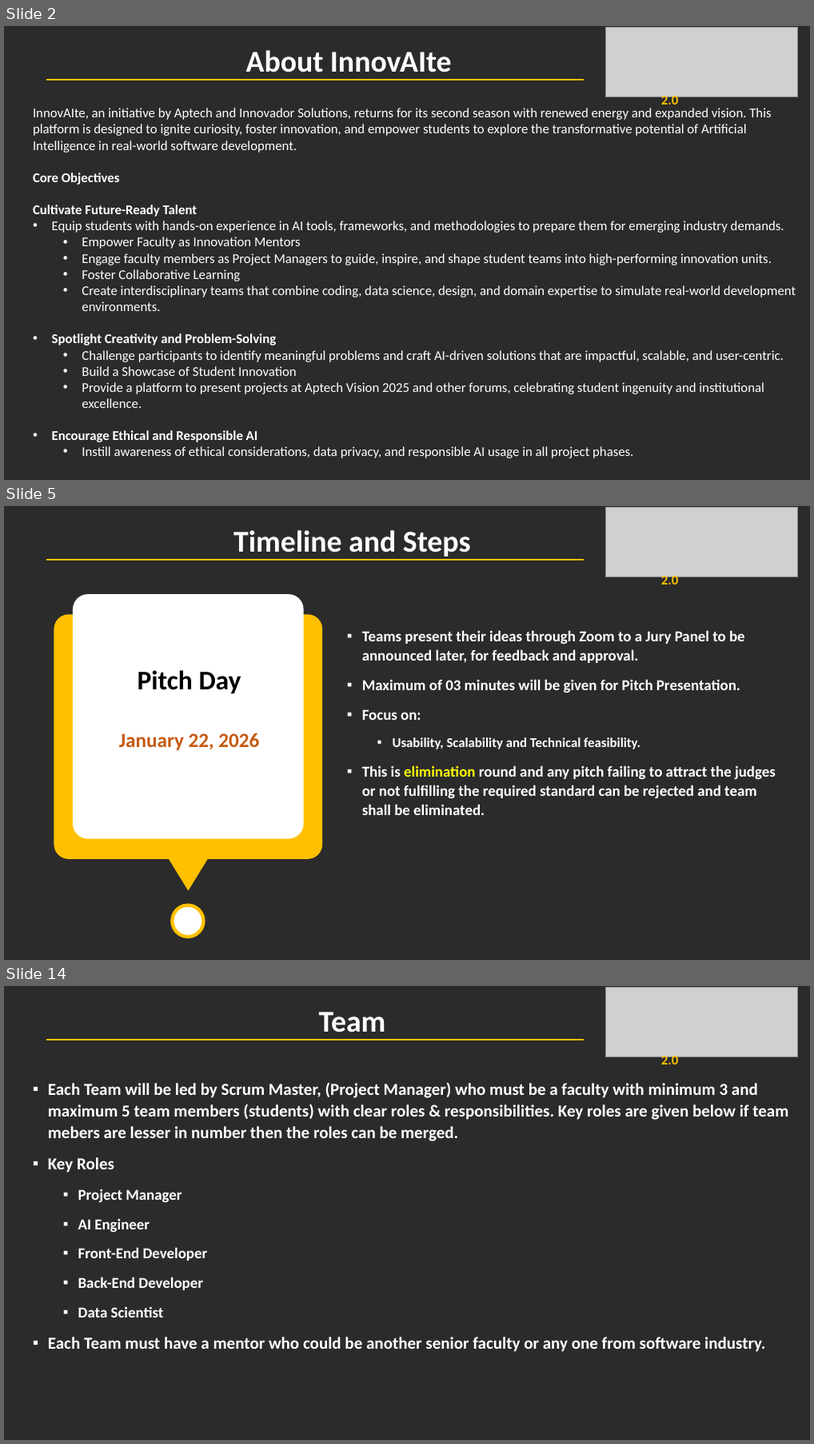
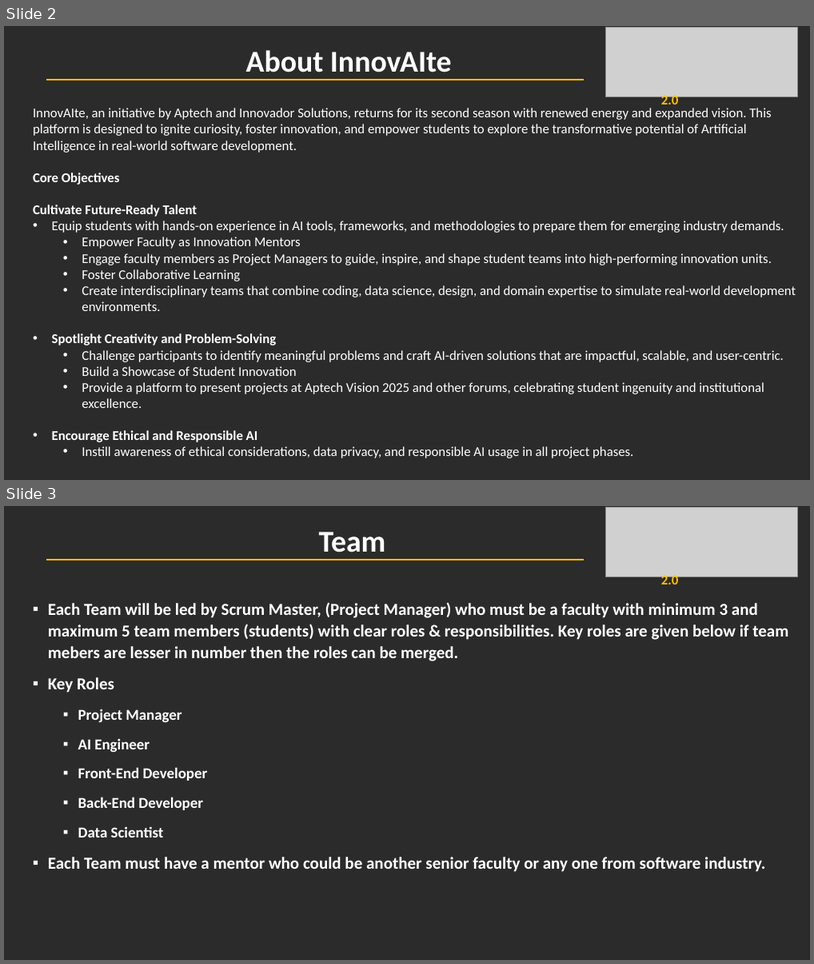
Before and after one commit to ARassignments/AI-Web, a slide deck: assets/InnovAIte Season 2.pptx. Shown one above the other, each under a label of ours: slides 2, 5 and 14 before the commit, slides 2 and 3 after it; the slides between them are not shown. The pictures are 814x1444 and 814x964 pixels, drawn with LibreOffice and Linux fonts; fonts in the diff are those of the drawing; grey boxes stand for pictures; background and template pictures are left out; a plain dark background stands for a picture behind light text. Boxes give left, top, right and bottom in pixels: in the first picture for what was removed or moved away, otherwise in the second. Text is boxed around its words. In the diff, an @@ line names an element or a change of style, - is before the commit and + after.

```diff
--- a/assets/InnovAIte Season 2.pptx
+++ b/assets/InnovAIte Season 2.pptx
@@ slide 5 removed at <box>4,506,810,960</box>, background picture (left out) @@
@@ picture removed at <box>606,508,798,576</box> @@
@@ subtitle removed at <box>234,530,471,556</box> @@
-Timeline and Steps
@@ line removed from (47, 560) to (584, 560) @@
@@ text removed at <box>662,574,678,584</box> @@
-2.0
@@ text removed at <box>362,630,776,815</box> @@
-▪ Teams present their ideas through Zoom to a Jury Panel to be announced later, for feedback and approval.
-▪ Maximum of 03 minutes will be given for Pitch Presentation.
-▪ Focus on:
-  ▪ Usability, Scalability and Technical feasibility.
-▪ This is elimination round and any pitch failing to attract the judges or not fulfilling the required standard can be rejected and team shall be eliminated.
@@ text removed at <box>119,670,259,750</box> @@
-Pitch Day
-January 22, 2026
@@ group removed at <box>54,594,323,890</box>: 2 rounded rectangles, 2 texts, 1 triangle @@
-2021
-Simple Portfolio Presentation
@@ ellipse removed at <box>172,904,204,936</box> @@
@@ what was slide 14 is now slide 3 @@
```
Also in this commit, not shown: 29 other slides removed.
